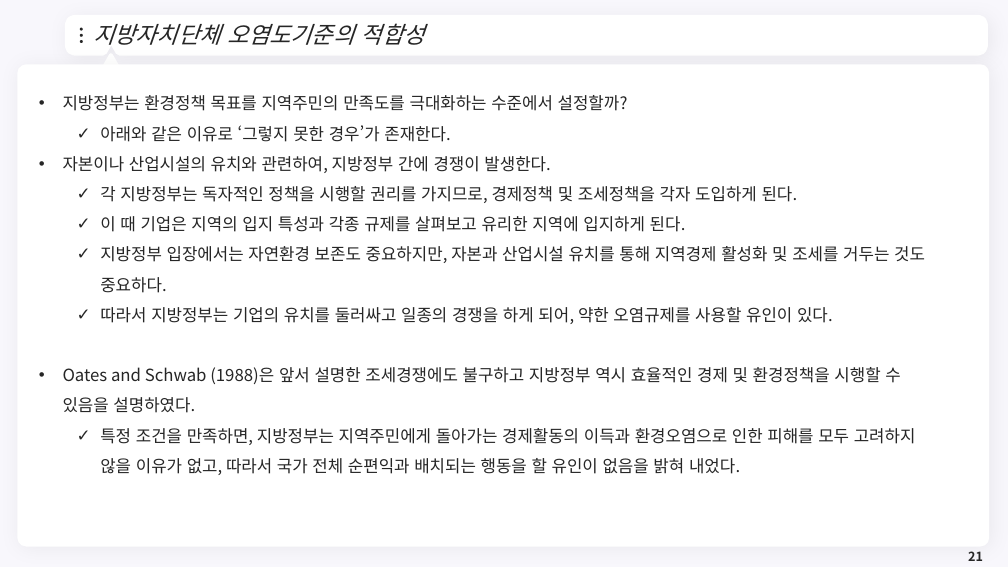
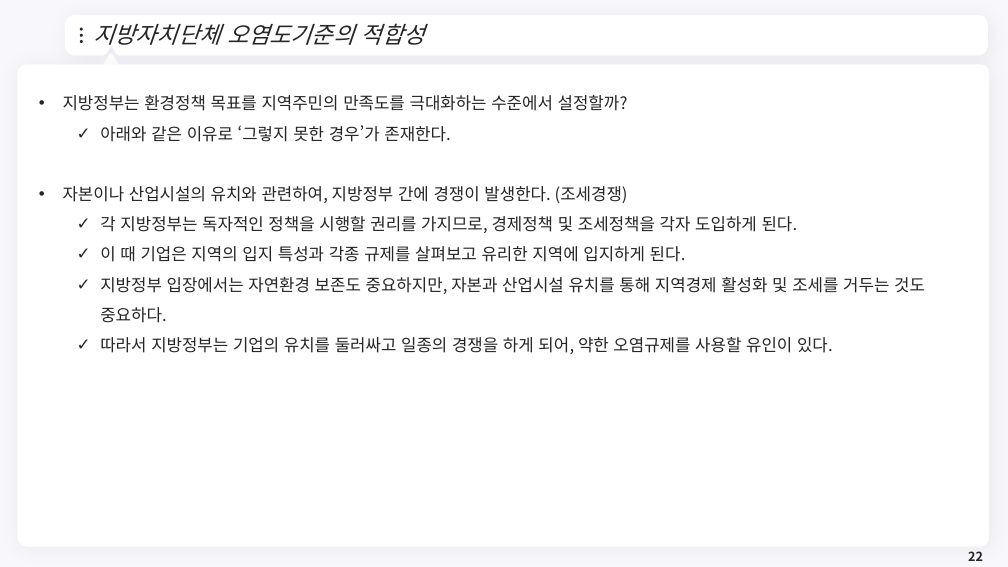
Before and after one commit to meandthey/Teaching, a slide deck: slide 22 of 환경경제학/2026-1/환경경제학_Chapter_10.pptx (slide 21 before the commit). Drawn at 1008x567 pixels with LibreOffice and Linux fonts; fonts in the diff are those of the drawing; background and template pictures are left out. Boxes give left, top, right and bottom in pixels: in the first picture for what was removed or moved away, otherwise in the second. Text is boxed around its words. In the diff, an @@ line names an element or a change of style, - is before the commit and + after.

```diff
--- a/환경경제학/2026-1/환경경제학_Chapter_10.pptx
+++ b/환경경제학/2026-1/환경경제학_Chapter_10.pptx
@@ text at [63,186,628,203]: text changed @@
-• 자본이나 산업시설의 유치와 관련하여, 지방정부 간에 경쟁이 발생한다.
+• 자본이나 산업시설의 유치와 관련하여, 지방정부 간에 경쟁이 발생한다. (조세경쟁)
@@ text at [63,367,916,475]: paragraphs removed @@
-• Oates and Schwab (1988)은 앞서 설명한 조세경쟁에도 불구하고 지방정부 역시 효율적인 경제 및 환경정책을 시행할 수 있음을 설명하였다.
-  ✓ 특정 조건을 만족하면, 지방정부는 지역주민에게 돌아가는 경제활동의 이득과 환경오염으로 인한 피해를 모두 고려하지 않을 이유가 없고, 따라서 국가 전체 순편익과 배치되는 행동을 할 유인이 없음을 밝혀 내었다.
@@ page number at [968,551,983,561]: text changed @@
-21
+22
```
Also in this commit, not shown: 5 other slides changed, 2 slides added, 5 other files.
